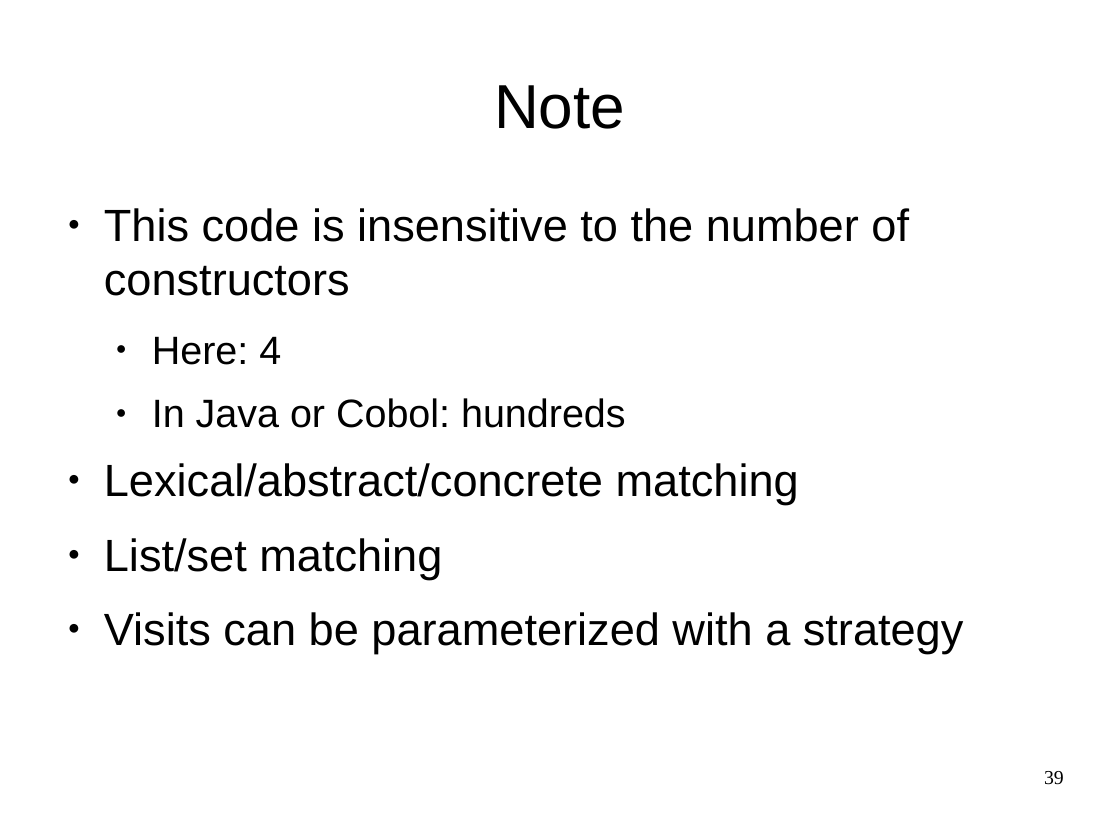
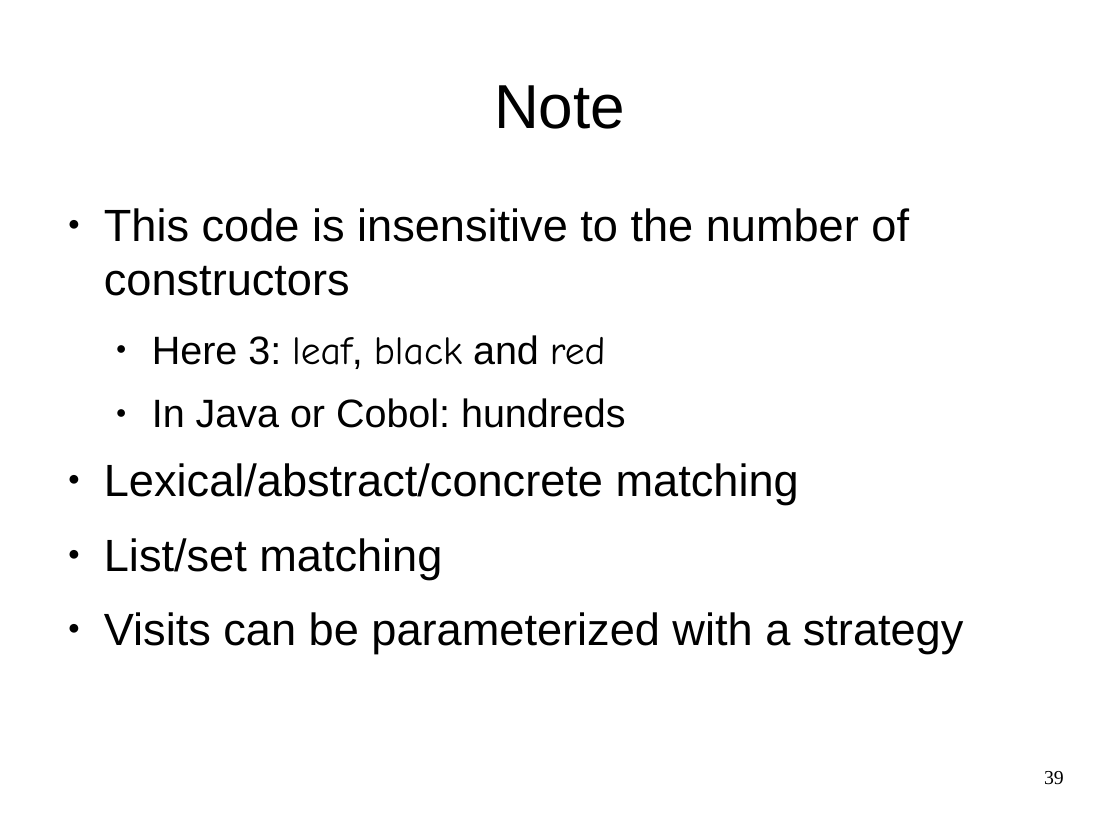
Before and after one commit to cwi-swat/meta-environment, a slide deck: slide 39 of meta-doc/analysis/rascal-slides/rascal-slides.odp. Drawn at 1120x840 pixels with LibreOffice and Linux fonts; fonts in the diff are those of the drawing; background and template pictures are left out. Boxes give left, top, right and bottom in pixels: in the first picture for what was removed or moved away, otherwise in the second. Text is boxed around its words. In the diff, an @@ line names an element or a change of style, - is before the commit and + after.

```diff
--- a/meta-doc/analysis/rascal-slides/rascal-slides.odp
+++ b/meta-doc/analysis/rascal-slides/rascal-slides.odp
@@ text at bbox=[152, 335, 606, 369]: text changed; font Arial to Comic Neue @@
-  ● Here: 4
+  ● Here 3: leaf, black and red
```
Also in this commit, not shown: 9 other slides changed.
